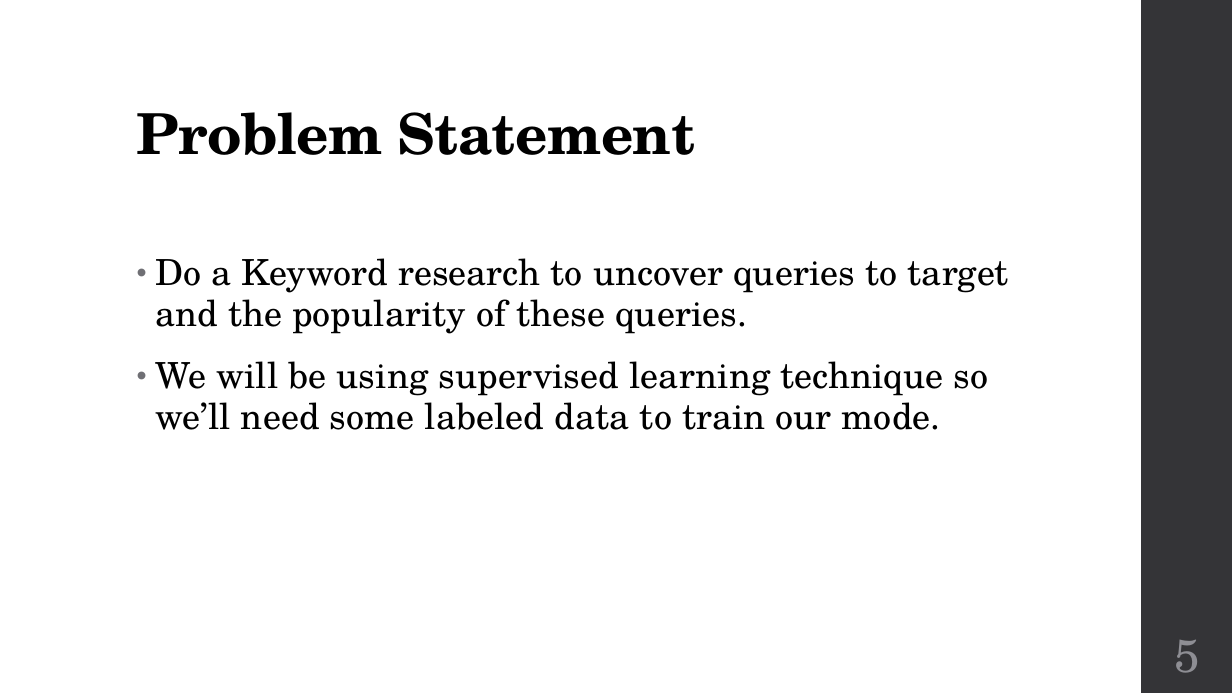
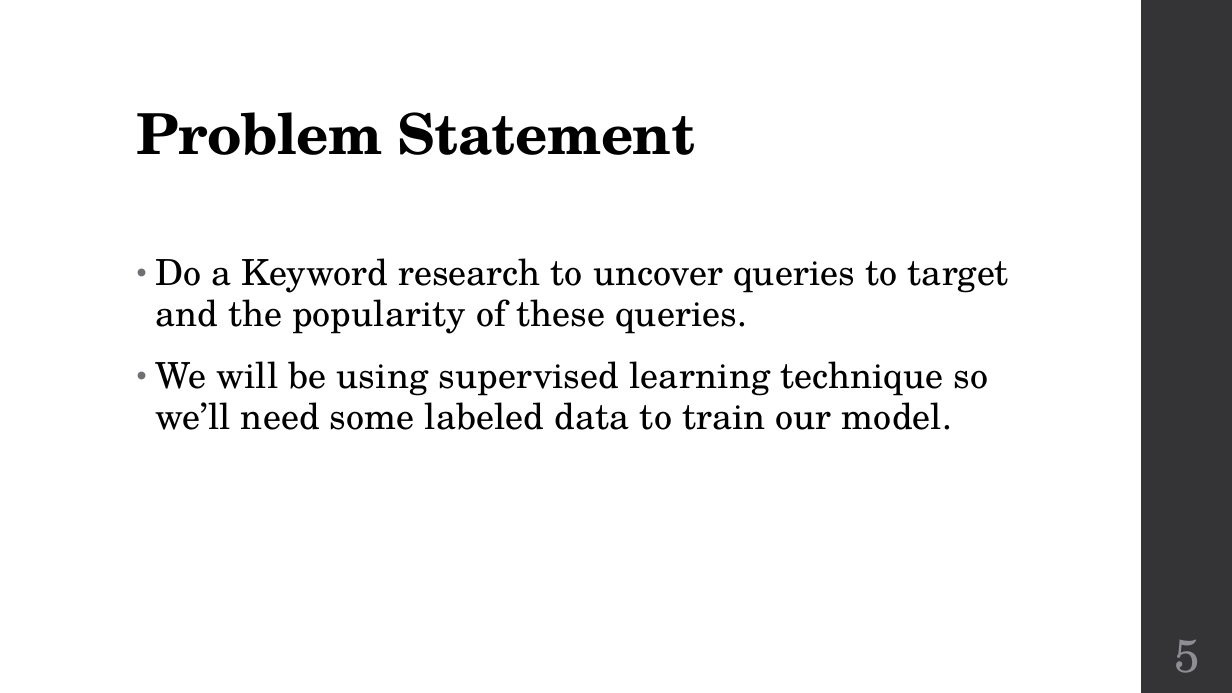
Before and after one commit to ngzengdi/GA-Projects, a slide deck: slide 5 of project_3/Presentation/Apply Text Classification as a Keyword Strategy for.pptx. Drawn at 1232x693 pixels with LibreOffice and Linux fonts; fonts in the diff are those of the drawing. Boxes give left, top, right and bottom in pixels: in the first picture for what was removed or moved away, otherwise in the second. Text is boxed around its words. In the diff, an @@ line names an element or a change of style, - is before the commit and + after.

```diff
--- a/project_3/Presentation/Apply Text Classification as a Keyword Strategy for.pptx
+++ b/project_3/Presentation/Apply Text Classification as a Keyword Strategy for.pptx
@@ text at [155, 361, 989, 430]: text changed @@
-• We will be using supervised learning technique so we’ll need some labeled data to train our mode.
+• We will be using supervised learning technique so we’ll need some labeled data to train our model.
```
Also in this commit, not shown: 5 other slides changed, 15 other files.
